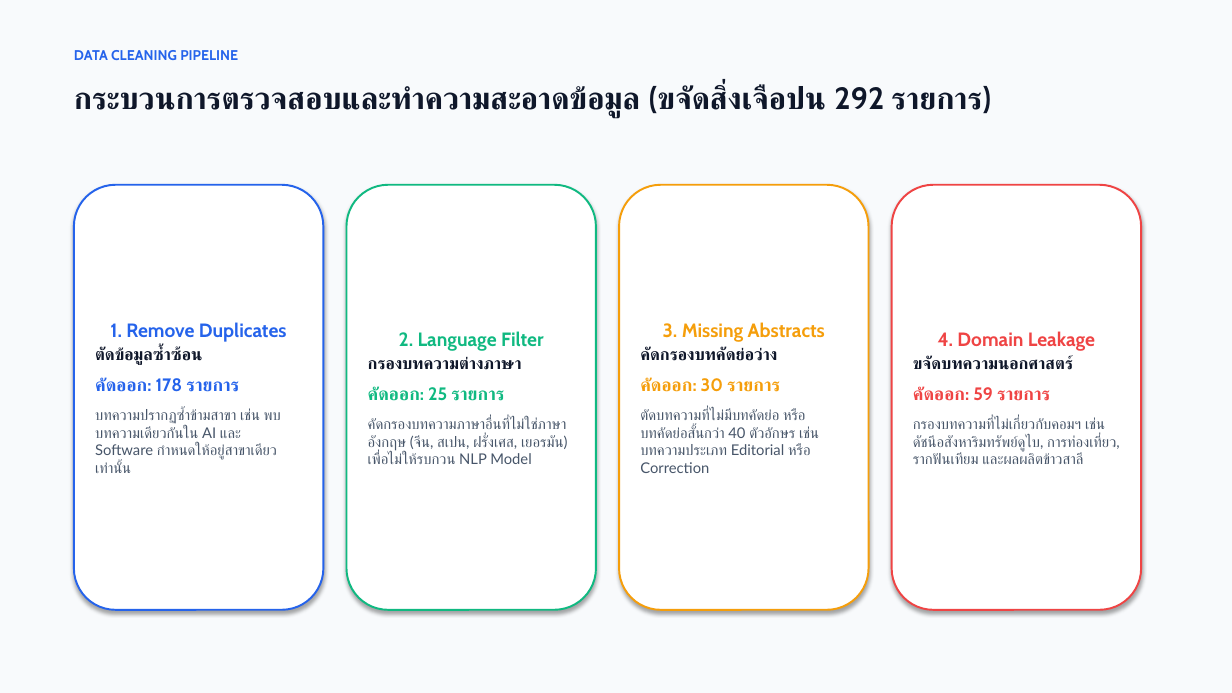
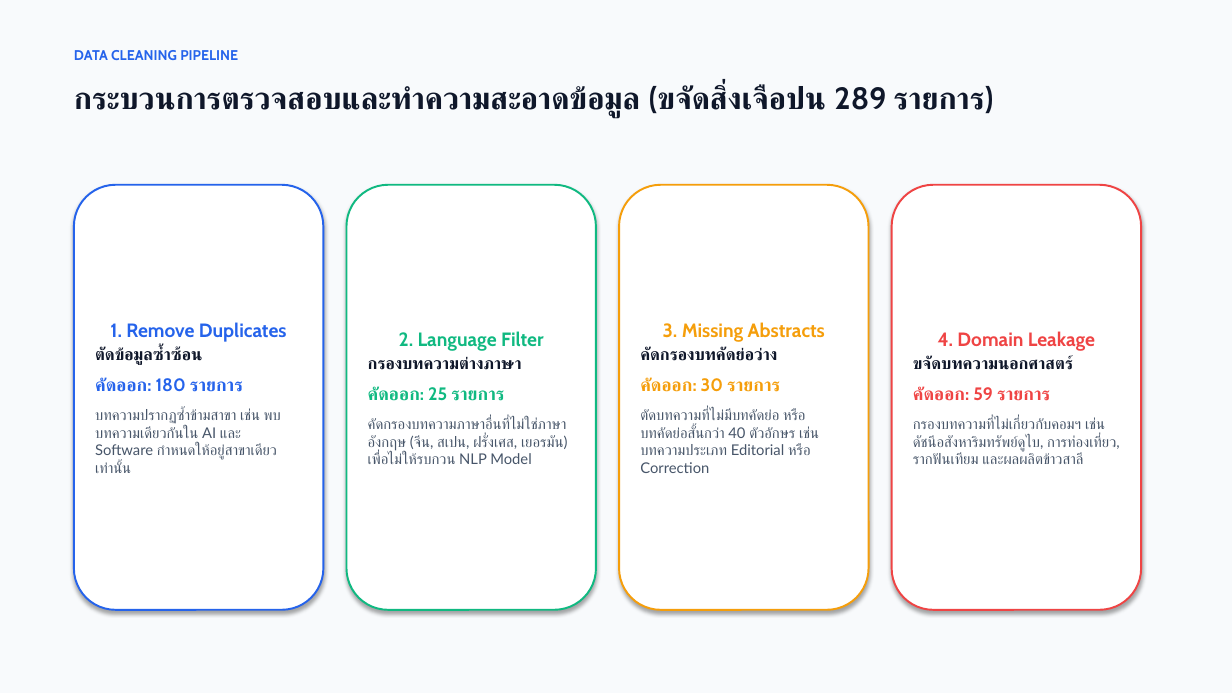
Before and after one commit to wayu15244/ScopusDataMidTerm, a slide deck: slide 4 of slides/EDA_Scopus_Presentation.pptx. Drawn at 1232x693 pixels with LibreOffice and Linux fonts; fonts in the diff are those of the drawing. Boxes give left, top, right and bottom in pixels: in the first picture for what was removed or moved away, otherwise in the second. Text is boxed around its words. In the diff, an @@ line names an element or a change of style, - is before the commit and + after.

```diff
--- a/slides/EDA_Scopus_Presentation.pptx
+++ b/slides/EDA_Scopus_Presentation.pptx
@@ text at [74,85,994,118]: text changed @@
-กระบวนการตรวจสอบและทำความสะอาดข้อมูล (ขจัดสิ่งเจือปน 292 รายการ)
+กระบวนการตรวจสอบและทำความสะอาดข้อมูล (ขจัดสิ่งเจือปน 289 รายการ)
@@ text in rounded rectangle at [95,378,243,392]: text changed @@
-คัดออก: 178 รายการ
+คัดออก: 180 รายการ
```
Also in this commit, not shown: 8 other slides changed, 20 other files.
